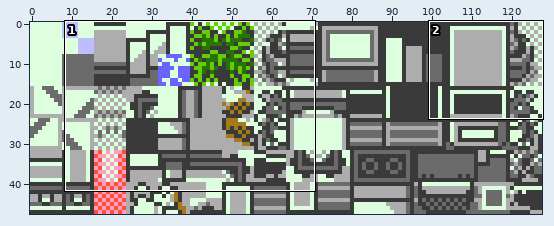
One commit to this sprite sheet: data/tilesets/secondary/rb_plant/tiles.png. Above, an overview of the earlier version with the close-up marked.
Close-up. As it was:
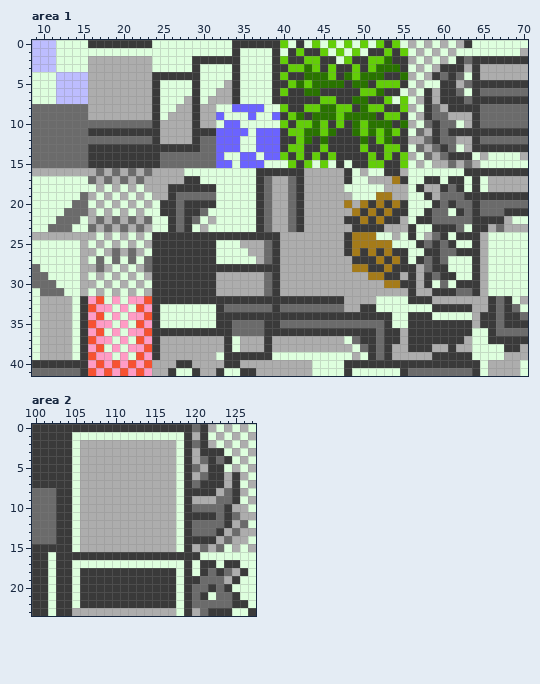
The file is 128x48 pixels. Shown: area 1: x 9..70, y 0..41; area 2: x 100..127, y 0..23.
Now the later version:
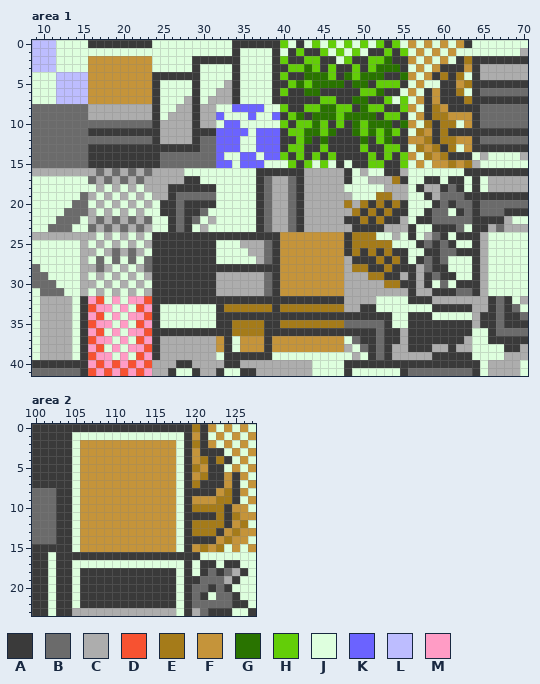
Palette (. is transparent): A #3a3a3a  B #6b6b6b  C #adadad  D #f75231  E #a57b19  F #c5943a  G #297300  H #63ce08  J #deffde  K #6b63ff  L #bdbdff  M #ff9cc5
Change:
--- area 1
@@ x 9..70 @@
- 0 LLLJJJJAAAAAAAAJJJJJJJJJJAAAAAAHJAJHJHJHJHJHAHJCJCJCJCAJJJJJJJ
- 1 LLLJJJJJJJJJJJJJJJJJJJJJJAJJJJAJAHAAHJHJHJAAHAHJCJCJCJJJJJJJJC
- 2 LLLJJJJCCCCCCCCJJJJJAAAAAAJJJJAHAAHHAAJHAAHHGAACJCJCJABAAAAAAA
- 3 LLLJJJJCCCCCCCCJJJJJAJJJJAJJJJAAHHGHAHAAHAHGGGAJCJCAAACACCCCCC
- 4 JJJLLLLCCCCCCCCAAAAAAJJJJAJJJJAHAAGGGHAGHGGGAAGCJCABABJACCCCCC
- 5 JJJLLLLCCCCCCCCAJJJJAJJJCAJJJJAAHGHGGGGAGGAHHHAJCJJAACBAAAAAAA
- 6 JJJLLLLCCCCCCCCAJJJJAJJCCAJJJJAHAAGGAAAAAHHGAAJCJACAABJABBBBBB
- 7 JJJLLLLCCCCCCCCAJJJCAJCCCAJJJJAAAAAAHHAAGGAAHJHJCACAAABAAAAAAA
- 8 BBBBBBBCCCCCCCCAJJCCACCJJKKKKJJHAAHHGGHHAGHHAAHCJABCAAAABBBBBB
- 9 BBBBBBBCCCCCCCCAJCCCACCKJJJKJJKAHGAGGGHGGGGAHHAJCABBCCCABBBBBB
-10 BBBBBBBBBBBBBBBACCCCACCJKKJJJJJHAHHGHAHAGHGGGAGCJBABBJCABBBBBB
-11 BBBBBBBAAAAAAAAACCCCAAAKKKKJKKKAHHGGHGAAGHGHGHAJBCABAAAAAAAAAA
-12 BBBBBBBBBBBBBBBACCCCABBKKKJJKKKAAHGAGAAAAGAHGAACCBABBCCABBBBBB
-13 BBBBBBBAAAAAAAAAAAAAABBKKKJJKKKAHHAAHAAAAHAAHHAJBCBABJCAAAAAAA
-14 BBBBBBBAAAAAAAAABBBBBBBKJJKKJKKHAHAHAHAAAAHAHAHCJBCBAAAJCJJJJC
-15 BBBBBBBAAAAAAAAABBBBBBBKKJKKKJJJHAHJHJAJAAHHAAHJCJCCBCBCJJJJJJ
+ 0 LLLJJJJAAAAAAAAJJJJJJJJJJAAAAAAHJAJHJHJHJHJHAHJFJFJFJFAJJJJJJJ
+ 1 LLLJJJJJJJJJJJJJJJJJJJJJJAJJJJAJAHAAHJHJHJAAHAHJFJFJFJJJJJJJJC
+ 2 LLLJJJJFFFFFFFFJJJJJAAAAAAJJJJAHAAHHAAJHAAHHGAAFJFJFJAEAAAAAAA
+ 3 LLLJJJJFFFFFFFFJJJJJAJJJJAJJJJAAHHGHAHAAHAHGGGAJFJFAAAFACCCCCC
+ 4 JJJLLLLFFFFFFFFAAAAAAJJJJAJJJJAHAAGGGHAGHGGGAAGFJFAEAEJACCCCCC
+ 5 JJJLLLLFFFFFFFFAJJJJAJJJCAJJJJAAHGHGGGGAGGAHHHAJFJJAAFEAAAAAAA
+ 6 JJJLLLLFFFFFFFFAJJJJAJJCCAJJJJAHAAGGAAAAAHHGAAJFJAFAAEJABBBBBB
+ 7 JJJLLLLFFFFFFFFAJJJCAJCCCAJJJJAAAAAAHHAAGGAAHJHJFAFAAAEAAAAAAA
+ 8 BBBBBBBCCCCCCCCAJJCCACCJJKKKKJJHAAHHGGHHAGHHAAHFJAEFAAAABBBBBB
+ 9 BBBBBBBCCCCCCCCAJCCCACCKJJJKJJKAHGAGGGHGGGGAHHAJFAEEFFFABBBBBB
+10 BBBBBBBBBBBBBBBACCCCACCJKKJJJJJHAHHGHAHAGHGGGAGFJEAEEJFABBBBBB
+11 BBBBBBBAAAAAAAAACCCCAAAKKKKJKKKAHHGGHGAAGHGHGHAJEFAEAAAAAAAAAA
+12 BBBBBBBBBBBBBBBACCCCABBKKKJJKKKAAHGAGAAAAGAHGAAFFEAEEFFABBBBBB
+13 BBBBBBBAAAAAAAAAAAAAABBKKKJJKKKAHHAAHAAAAHAAHHAJEFEAEJFAAAAAAA
+14 BBBBBBBAAAAAAAAABBBBBBBKJJKKJKKHAHAHAHAAAAHAHAHFJEFEAAAJCJJJJC
+15 BBBBBBBAAAAAAAAABBBBBBBKKJKKKJJJHAHJHJAJAAHHAAHJFJFFEFECJJJJJJ
 16 CCCCCCCCBCBCBCBCCCCJJJJJJJJJAAAAAACCCCCAJCJJAACJJJJJJJAAAAAAAA
@@ x 30..49 @@
 23 CJJJJJJABCCBACCCCCCA
-24 AAAAAAAAAACCCCCCCCAE
-25 AAJJJCCCBACCCCCCCCAE
-26 AAJJJJCCBACCCCCCCCAE
-27 AAJJJJJCBACCCCCCCCCA
-28 AAAAAAAAAACCCCCCCCCE
-29 AACCCCCCBACCCCCCCCCC
-30 AACCCCCCBACCCCCCCCCC
-31 AACCCCCCBACCCCCCCCCC
+24 AAAAAAAAAAFFFFFFFFAE
+25 AAJJJCCCBAFFFFFFFFAE
+26 AAJJJJCCBAFFFFFFFFAE
+27 AAJJJJJCBAFFFFFFFFCA
+28 AAAAAAAAAAFFFFFFFFCE
+29 AACCCCCCBAFFFFFFFFCC
+30 AACCCCCCBAFFFFFFFFCC
+31 AACCCCCCBAFFFFFFFFCC
 32 AAAAAAAAAAAAAAAAAACC
-33 JJABBBBBBABBBBBBBBCC
+33 JJAEEEEEEAEEEEEEEECC
 34 JJAAAAAAAAAAAAAAAAAA
-35 JJAABBBBAABBBBBBBBBB
-36 AAAABBBBAAAAAAAAAAAA
-37 CCCAJCCCACCCCCCCCCJB
-38 CCCAJCCCACCCCCCCCCCJ
+35 JJAAEEEEAAEEEEEEEEBB
+36 AAAAEEEEAAAAAAAAAAAA
+37 CCFAJFFFAFFFFFFFFFJB
+38 CCFAJFFFAFFFFFFFFFCJ
 39 CCJAAAAAAJJJJJJJJJJC
--- area 2
@@ x 100..127 @@
- 0 AAAAAAAAAAAAAAAAAAAABACJCJCJ
- 1 AAAAAJJJJJJJJJJJJJJACAJCJCJC
- 2 AAAAAJCCCCCCCCCCCCJABACJCJCJ
- 3 AAAAAJCCCCCCCCCCCCJACAAAJCJC
- 4 AAAAAJCCCCCCCCCCCCJACBABAJCJ
- 5 AAAAAJCCCCCCCCCCCCJABCAAJCJC
- 6 AAAAAJCCCCCCCCCCCCJACBAACACJ
- 7 AAAAAJCCCCCCCCCCCCJABAAACAJC
- 8 BBBAAJCCCCCCCCCCCCJAAAACBACJ
- 9 BBBAAJCCCCCCCCCCCCJACCCBBAJC
-10 BBBAAJCCCCCCCCCCCCJABBBBACCJ
-11 BBBAAJCCCCCCCCCCCCJAAAABABCC
-12 BBBAAJCCCCCCCCCCCCJABBBBACBJ
-13 BBBAAJCCCCCCCCCCCCJABBBACBCC
-14 BBBAAJCCCCCCCCCCCCJAAAACBCCJ
-15 AAAAAJCCCCCCCCCCCCJACBCBJCJC
+ 0 AAAAAAAAAAAAAAAAAAAAEAFJFJFJ
+ 1 AAAAAJJJJJJJJJJJJJJAFAJFJFJF
+ 2 AAAAAJFFFFFFFFFFFFJAEAFJFJFJ
+ 3 AAAAAJFFFFFFFFFFFFJAFAAAJFJF
+ 4 AAAAAJFFFFFFFFFFFFJAFEAEAJFJ
+ 5 AAAAAJFFFFFFFFFFFFJAEFAAJFJF
+ 6 AAAAAJFFFFFFFFFFFFJAFEAAFAFJ
+ 7 AAAAAJFFFFFFFFFFFFJAEAAAFAJF
+ 8 BBBAAJFFFFFFFFFFFFJAAAAFEAFJ
+ 9 BBBAAJFFFFFFFFFFFFJAFFFEEAJF
+10 BBBAAJFFFFFFFFFFFFJAEEEEAFFJ
+11 BBBAAJFFFFFFFFFFFFJAAAAEAEFF
+12 BBBAAJFFFFFFFFFFFFJAEEEEAFEJ
+13 BBBAAJFFFFFFFFFFFFJAEEEAFEFF
+14 BBBAAJFFFFFFFFFFFFJAAAAFEFFJ
+15 AAAAAJFFFFFFFFFFFFJAFEFEJFJF
 16 AAJAAAAAAAAAAAAAAAAAAJJJJJJJ
Boxes around the changes in both close-ups, in picture pixels (x1, y1, x2, y2):
changed: (408, 40, 472, 168)
changed: (88, 56, 152, 104)
changed: (216, 232, 344, 352)
changed: (80, 424, 256, 552)
